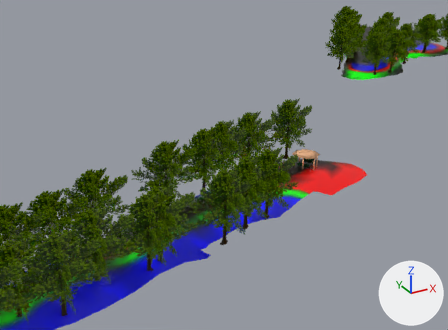
The glTF model src/assets/peninsula world.glb, before and after one commit.
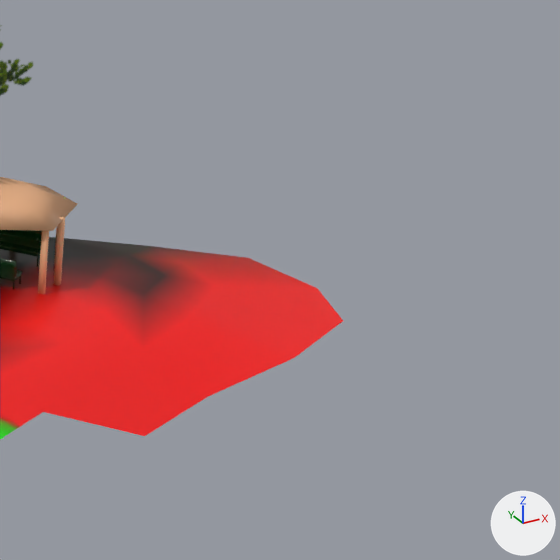
Old and new are each drawn from a camera (50 mm lens) standing at (75.1, -49.0, 59.4) and looking at (143.8, 76.0, -3.1) and again close up on the part from 68% to 91% of the width and 36% to 66% of the height. The axes (+X, +Y, +Z) are drawn at lower right. The lights are the same throughout.

The older version as bpy lines, for what is in view:
```python
me_cube_001 = bpy.data.meshes.new('Cube.001')
me_cube_001.from_pydata(...)  # 72 vertices, 140 faces; spans x -2.0..2.0, y -0.2..1.0, z 0.0..1.81
me_cube_001.materials.append(mat_material_003)  # dark green #073011
me_plane_004 = bpy.data.meshes.new('Plane.004')
me_plane_004.from_pydata(...)  # 144 vertices, 256 faces; spans x -3.06..2.92, y -3.47..3.1, z -7.73..-3.52
me_plane_004.materials.append(mat_material_002)  # beige #e7af83
me_plane_006 = bpy.data.meshes.new('Plane.006')
me_plane_006.from_pydata(...)  # 826 vertices, 1421 faces; spans x -289.0..25.0, y -205.0..49.0, z -2.0..4.0
me_plane_006.materials.append(mat_material_001)
ob_bench = bpy.data.objects.new('Bench', me_cube_001)
ob_bench.location = (157.16, 59.47, 0.73)
ob_bench.rotation_euler = (0.0, 0.0, -1.014)  # degrees (0, 0, -58)
ob_bench.scale = (0.744, 0.744, 0.744)
ob_peninsula = bpy.data.objects.new('Peninsula', me_plane_006)
ob_peninsula.location = (256.73, 140.57, 0.0)
ob_plane_005 = bpy.data.objects.new('Plane.005', me_plane_004)
ob_plane_005.location = (156.13, 58.97, 7.9)
```
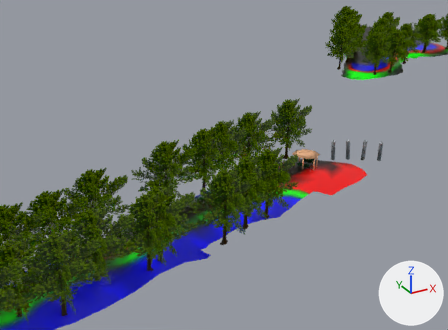
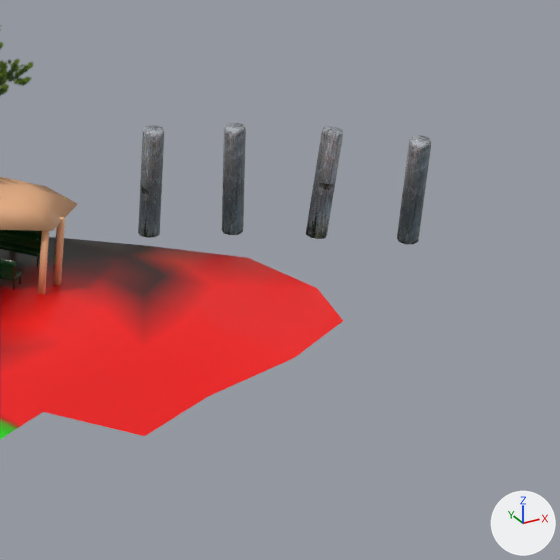
Location of each change, (x1, y1, x2, y2) in pixels of the close-ups (560 x 560 px):
```json
{"object": "Pillar.002", "change": "added", "after": [306, 126, 343, 239]}
{"object": "Pillar.001", "change": "added", "after": [222, 123, 246, 235]}
{"object": "Pillar", "change": "added", "after": [138, 125, 164, 238]}
{"object": "Pillar.003", "change": "added", "after": [397, 135, 431, 244]}
```

Scene script edits in JSON lines:
```json
{"op": "add", "block": "img_pillar", "code": ["img_pillar = load_image('pillar', '_unpacked/pillar', 408, 1024, 'sRGB')"]}
{"op": "add", "block": "mat_material_004", "code": ["mat_material_004 = principled_material('Material.004')", "mat_material_004.texture = img_pillar", "mat_material_004.roughness = 0.643"]}
{"op": "add", "block": "me_cylinder", "code": ["me_cylinder = bpy.data.meshes.new('Cylinder')", "me_cylinder.from_pydata(...)  # 24 vertices, 44 faces; spans x -0.48..0.48, y -0.48..0.48, z -1.54..3.54", "me_cylinder.materials.append(mat_material_004)  # picture img_pillar"]}
{"op": "add", "block": "ob_pillar_003", "code": ["ob_pillar_003 = bpy.data.objects.new('Pillar.003', me_cylinder)", "ob_pillar_003.location = (178.47, 58.16, -0.83)", "ob_pillar_003.rotation_euler = (-0.0572, -0.105, 1.465)  # degrees (-3.3, -6, 84)"]}
{"op": "add", "block": "ob_pillar_002", "code": ["ob_pillar_002 = bpy.data.objects.new('Pillar.002', me_cylinder)", "ob_pillar_002.location = (175.42, 60.67, -0.83)", "ob_pillar_002.rotation_euler = (-0.0437, 0.0381, -1.323)  # degrees (-2.5, 2.2, -76)"]}
{"op": "add", "block": "ob_pillar_001", "code": ["ob_pillar_001 = bpy.data.objects.new('Pillar.001', me_cylinder)", "ob_pillar_001.location = (172.24, 62.91, -0.83)", "ob_pillar_001.rotation_euler = (-0.0533, 0.0238, 1.524)  # degrees (-3.1, 1.4, 87)"]}
{"op": "add", "block": "ob_pillar", "code": ["ob_pillar = bpy.data.objects.new('Pillar', me_cylinder)", "ob_pillar.location = (168.79, 64.48, -0.83)", "ob_pillar.rotation_euler = (-0.0185, 0.0263, 2.322)  # degrees (-1.1, 1.5, 133)"]}
```
